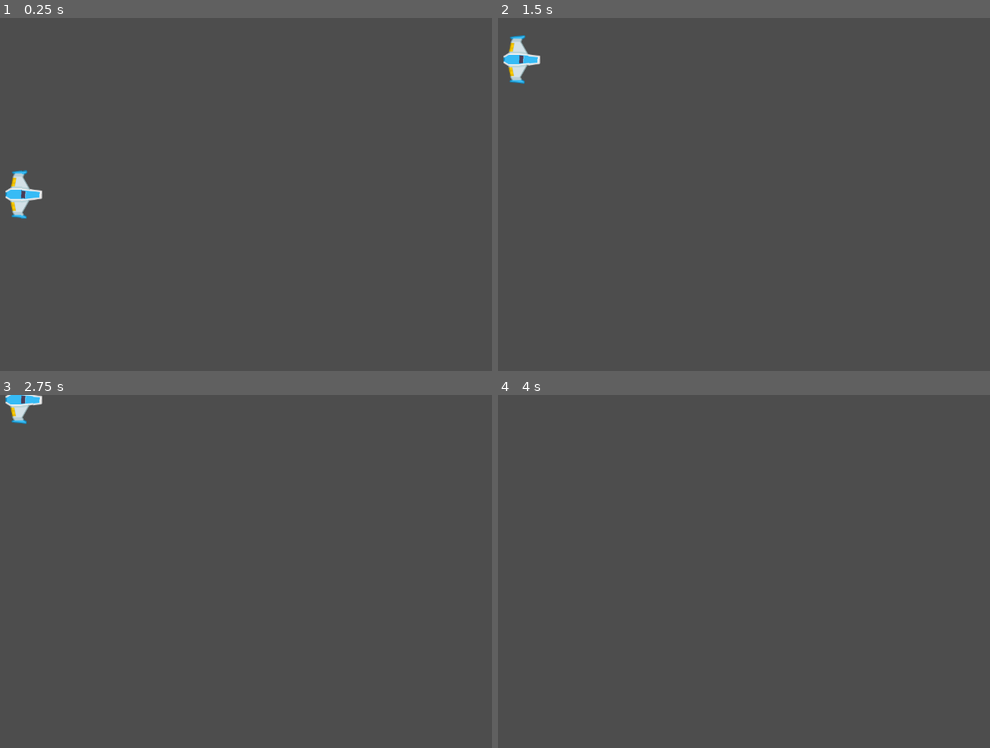
Above: before the commit, frames 1-4 (two rows, left to right).
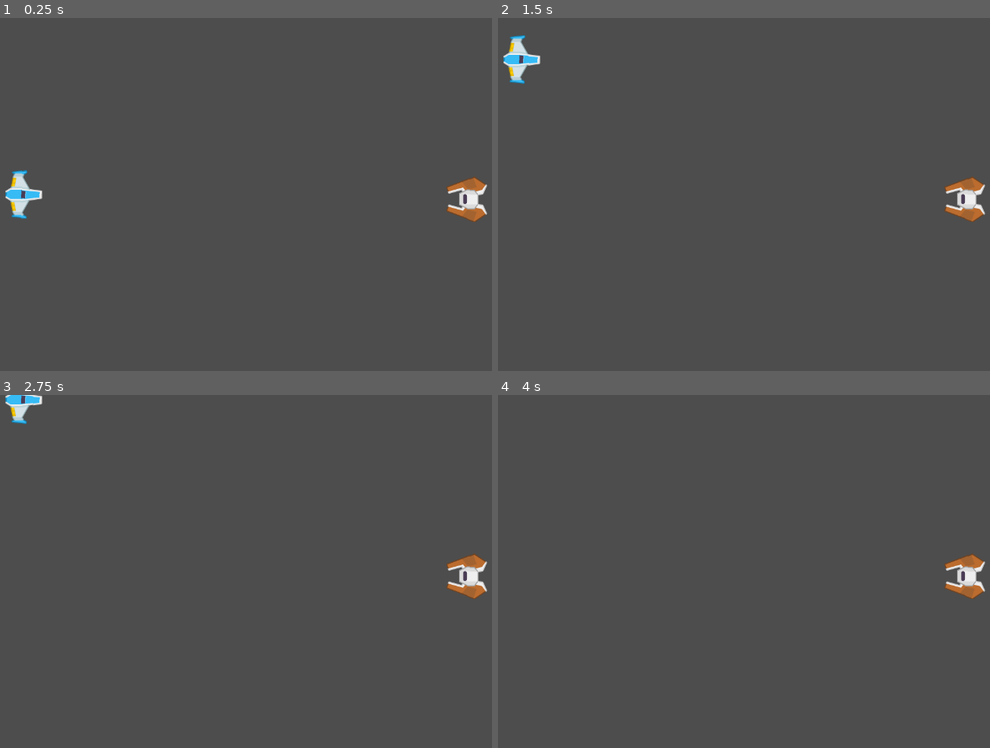
Above: after the commit, the same moments.

Repository: devlup-fsu/your-first-game-fall-2023
Game: Godot game, scene res://root.tscn
Same seed, same stepped clock (60 frames per second), same inputs: the game is played once before the commit and once after it.
Inputs:
- Up to frame 1 (0.25 s): no input
- Up to frame 2 (1.5 s): tap Enter at 0.5 s; hold W (player_up) 0.53-1.28 s; hold S (player_down) from 1.28 s (still down)
- Up to frame 3 (2.75 s): release S (player_down) at 2.03 s; hold W (player_up) from 2.03 s (still down)
- Up to frame 4 (4 s): tap Space at 3.5 s; release W (player_up) at 3.53 s; hold S (player_down) from 3.53 s (still down)

The runs differ from the first frame. In frame 1, 0.7% of the frame differs, in the area x 90-100%, y 44-58%; in frame 2, 0.7%; in frame 3, 0.7%; in frame 4, 0.7%.

Commit message:
Add base enemy

Diff:
--- /dev/null
+++ b/entities/enemy/base_enemy.tscn
@@ -0,0 +1,18 @@
+[gd_scene load_steps=3 format=3 uid="uid://b6jvubmd08clm"]
+
+[ext_resource type="Texture2D" uid="uid://bvny7vd25tc3e" path="res://entities/enemy/base_enemy.png" id="1_fctw2"]
+
+[sub_resource type="CapsuleShape2D" id="CapsuleShape2D_3k1py"]
+radius = 40.0
+height = 90.0
+
+[node name="BaseEnemy" type="CharacterBody2D"]
+collision_layer = 2
+collision_mask = 0
+
+[node name="Sprite2D" type="Sprite2D" parent="."]
+rotation = 1.5708
+texture = ExtResource("1_fctw2")
+
+[node name="CollisionShape2D" type="CollisionShape2D" parent="."]
+shape = SubResource("CapsuleShape2D_3k1py")
--- a/entities/player/player_movement.gd
+++ b/entities/player/player_movement.gd
@@ -10,6 +10,4 @@
     else:
         velocity.y = 0
 
-    print(velocity.y)
-
     move_and_slide()
--- a/project.godot
+++ b/project.godot
@@ -44,6 +44,11 @@
 ]
 }
 
+[layer_names]
+
+2d_physics/layer_1="player"
+2d_physics/layer_2="enemy"
+
 [rendering]
 
 textures/canvas_textures/default_texture_filter=0
--- a/root.tscn
+++ b/root.tscn
@@ -1,8 +1,12 @@
-[gd_scene load_steps=2 format=3 uid="uid://kvyekors3lat"]
+[gd_scene load_steps=3 format=3 uid="uid://kvyekors3lat"]
 
 [ext_resource type="PackedScene" uid="uid://c7lmyftpm7xfx" path="res://entities/player/player.tscn" id="1_334o3"]
+[ext_resource type="PackedScene" uid="uid://b6jvubmd08clm" path="res://entities/enemy/base_enemy.tscn" id="2_bf6ke"]
 
 [node name="Root" type="Node2D"]
 
 [node name="Player" parent="." instance=ExtResource("1_334o3")]
 position = Vector2(100, 360)
+
+[node name="BaseEnemy" parent="." instance=ExtResource("2_bf6ke")]
+position = Vector2(1003, 370)
Binary file added: entities/enemy/base_enemy.png
Not shown, added: entities/enemy/base_enemy.png.import
